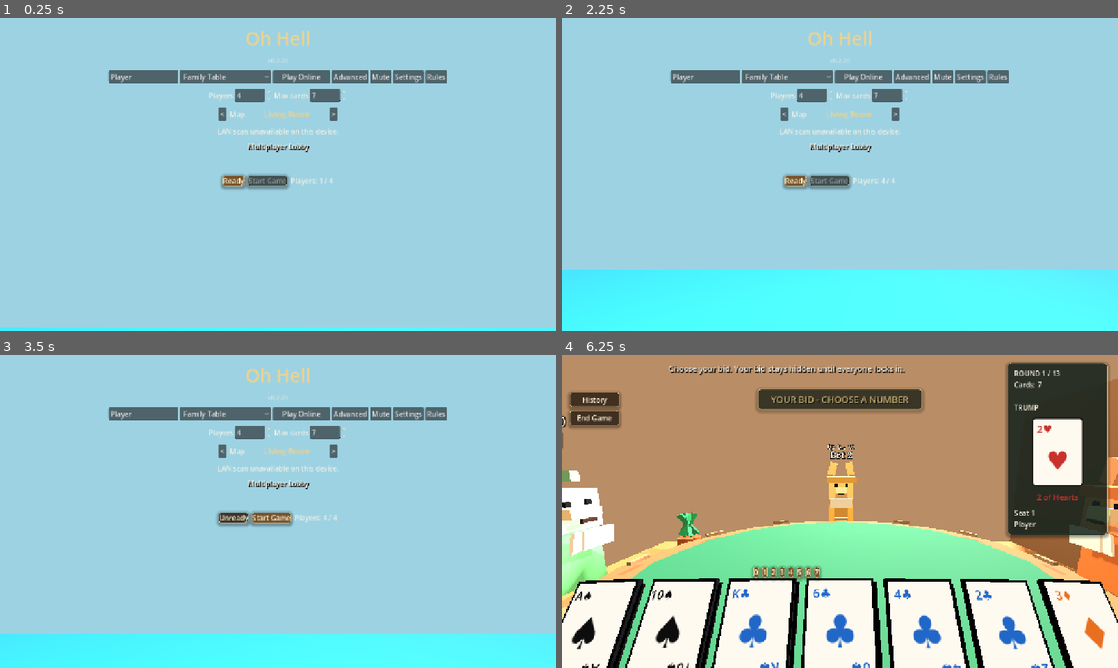
Above: before the commit, frames 1-4 (two rows, left to right).
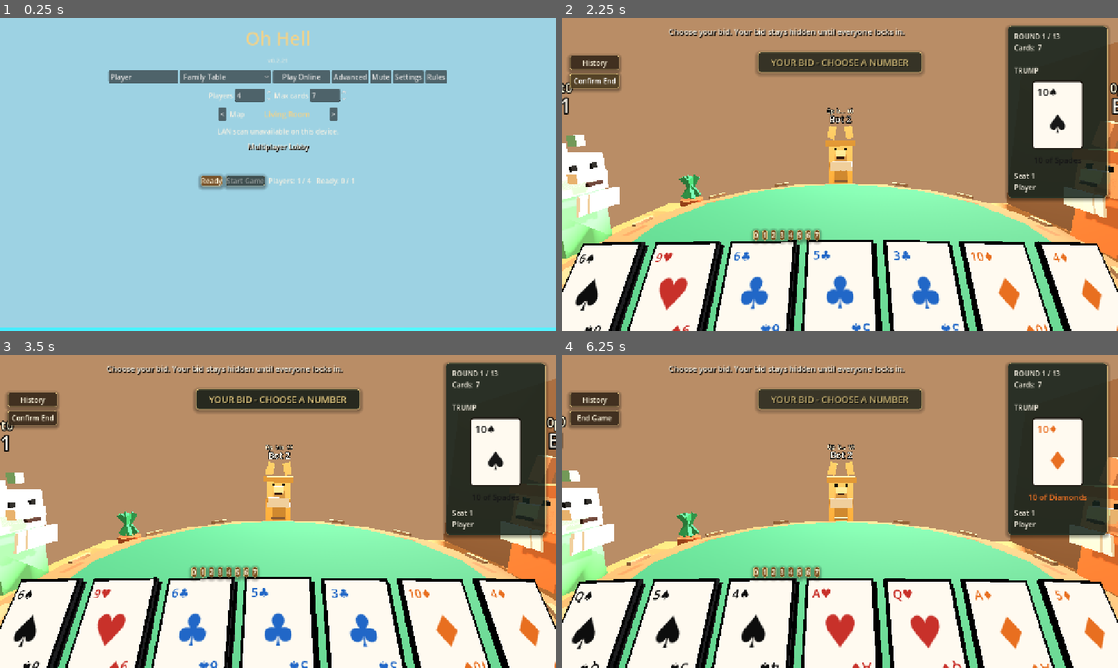
Above: after the commit, the same moments.

Repository: JordanOakFox/oh-hell-godot
Game: Godot game, scene res://scenes/main.tscn
Two runs of this game, one before a commit and one after it. Both use one fixed random seed, a clock stepped at 60 frames per second and the inputs below.
Inputs (mouse positions are in pixels of both pictures, inside the frame that each line leads up to):
- Up to frame 1 (0.25 s): no input
- Up to frame 2 (2.25 s): click "Ready" at 0.5 s; click "Start Game" at 1.25 s; click "End Game" at 2 s
- Up to frame 3 (3.5 s): click (233, 517) at 2.75 s, where only the run before the commit has a clickable "Ready"
- Up to frame 4 (6.25 s): click (834, 517) at 3.5 s, where only the run before the commit has a clickable "Start Game"; click "End Game" (after the commit: "Confirm End") at 4.25 s; click "Ready" at 5 s; click "Start Game" at 5.75 s

The runs differ from the first frame. In frame 1, 0.7% of the frame differs, in the area x 35-64%, y 13-55%; in frame 2, 100%, in the area x 0-100%, y 0-100%; in frame 3, 100%; in frame 4, 2.6%.

Commit message:
Add safer game controls and lobby readiness feedback

Diff:
--- a/scripts/main.gd
+++ b/scripts/main.gd
@@ -1,7 +1,7 @@
 extends Control
 
 const STARTING_NAMES := ["Player 1", "Player 2", "Player 3", "Player 4"]
-const GAME_VERSION := "0.2.20"
+const GAME_VERSION := "0.2.21"
 const ANIMAL_IDS := ["bunny", "lizard", "lion", "tiger", "bear", "fox", "dog", "cat"]
 const BOT_PERSONALITY_IDS := ["casual", "smart", "ruthless"]
 const BOT_PERSONALITY_NAMES := {
@@ -83,6 +83,7 @@
 var last_sound_serial := 0
 var lobby_avatar_send_timer := 0.0
 var last_lobby_avatar_signature := ""
+var end_game_confirm_until := 0
 
 var title_label: Label
 var version_label: Label
@@ -157,11 +158,15 @@
 
 func _process(delta: float) -> void:
 	_update_lobby_avatar_sync(delta)
+	_sync_end_game_button()
 	if turn_banner_panel and turn_banner_panel.visible:
 		var pulse := 0.72 + absf(sin(Time.get_ticks_msec() / 140.0)) * 0.28
 		turn_banner_panel.modulate = Color(1, 1, 1, pulse)
 
 func _input(event: InputEvent) -> void:
+	if event is InputEventKey and event.pressed and not event.echo and event.keycode == KEY_ESCAPE:
+		if _handle_escape_pressed():
+			return
 	if event is InputEventKey and event.pressed and not event.echo and event.keycode == KEY_M:
 		_toggle_mute_shortcut()
 		return
@@ -802,6 +807,33 @@
 	_apply_audio_settings()
 	if not muted:
 		_play_sfx("click")
+
+func _handle_escape_pressed() -> bool:
+	var handled := false
+	if table_view_3d and table_view_3d.has_method("is_mouse_look_enabled") and table_view_3d.is_mouse_look_enabled():
+		if table_view_3d.has_method("release_mouse_look"):
+			table_view_3d.release_mouse_look()
+		handled = true
+	if settings_visible:
+		settings_visible = false
+		handled = true
+	if rules_visible:
+		rules_visible = false
+		handled = true
+	if round_history_visible:
+		round_history_visible = false
+		handled = true
+	if scoreboard_visible:
+		scoreboard_visible = false
+		handled = true
+	if handled:
+		_sync_settings_visibility()
+		_sync_rules_visibility()
+		_sync_round_history_visibility()
+		_sync_scoreboard_visibility()
+		_set_3d_card_hover(-1)
+		_play_sfx("click")
+	return handled
 
 func _on_music_volume_changed(value: float) -> void:
 	Profile.set_music_volume(value / 100.0)
@@ -1222,6 +1254,7 @@
 		history_button.text = "Hide History" if round_history_visible else "History"
 	if end_game_button:
 		end_game_button.visible = _can_request_end_game()
+		_sync_end_game_button()
 	_sync_scoreboard_visibility()
 	_sync_round_history_visibility()
 	_sync_turn_banner()
@@ -1460,7 +1493,13 @@
 			action_box.add_child(start_button)
 
 		var waiting := Label.new()
-		waiting.text = "Players: %d / %d" % [connected_count, view_state["num_players"]]
+		var ready_count := _view_ready_count()
+		waiting.text = "Players: %d / %d   Ready: %d / %d" % [
+			connected_count,
+			view_state["num_players"],
+			ready_count,
+			connected_count,
+		]
 		waiting.add_theme_color_override("font_color", Color("#f7f1e3"))
 		action_box.add_child(waiting)
 	elif view_state["phase"] == "connecting":
@@ -1621,6 +1660,17 @@
 			count += 1
 	return count
 
+func _view_ready_count() -> int:
+	if not view_state.has("ready") or not view_state.has("connected"):
+		return 0
+	var count := 0
+	var connected: Array = view_state.get("connected", [])
+	var ready: Array = view_state.get("ready", [])
+	for seat in range(min(connected.size(), ready.size())):
+		if bool(connected[seat]) and bool(ready[seat]):
+			count += 1
+	return count
+
 func _view_lobby_can_start() -> bool:
 	if view_state.is_empty() or view_state["phase"] != "lobby":
 		return false
@@ -3001,7 +3051,22 @@
 		return true
 	return my_seat == _table_host_seat_from_view()
 
+func _sync_end_game_button() -> void:
+	if not end_game_button:
+		return
+	var confirming := Time.get_ticks_msec() < end_game_confirm_until
+	end_game_button.text = "Confirm End" if confirming else "End Game"
+
 func _request_end_game() -> void:
+	var now := Time.get_ticks_msec()
+	if now >= end_game_confirm_until:
+		end_game_confirm_until = now + 2800
+		_sync_end_game_button()
+		_set_status("Press Confirm End to stop this game.")
+		_play_sfx("click")
+		return
+	end_game_confirm_until = 0
+	_sync_end_game_button()
 	if multiplayer.multiplayer_peer and not multiplayer.is_server():
 		_server_end_game.rpc_id(1)
 	else:
--- a/scripts/table_view_3d.gd
+++ b/scripts/table_view_3d.gd
@@ -167,6 +167,11 @@
 
 func is_mouse_look_enabled() -> bool:
 	return look_enabled
+
+func release_mouse_look() -> void:
+	look_enabled = false
+	skip_next_mouse_motion = false
+	Input.mouse_mode = Input.MOUSE_MODE_VISIBLE
 
 func get_lobby_avatar_state() -> Dictionary:
 	return {
--- a/website/version.json
+++ b/website/version.json
@@ -1,7 +1,7 @@
 {
-  "version": "v0.2.20",
-  "windowsBuild": "OhHell-Windows-v0.2.20.zip",
-  "macosBuild": "OhHell-macOS-v0.2.20.zip",
+  "version": "v0.2.21",
+  "windowsBuild": "OhHell-Windows-v0.2.21.zip",
+  "macosBuild": "OhHell-macOS-v0.2.21.zip",
   "serverAddress": "147.224.130.79",
   "lastUpdated": "June 18, 2026"
 }
Not shown, changed: export_presets.cfg
Not shown, changed: website/index.html
